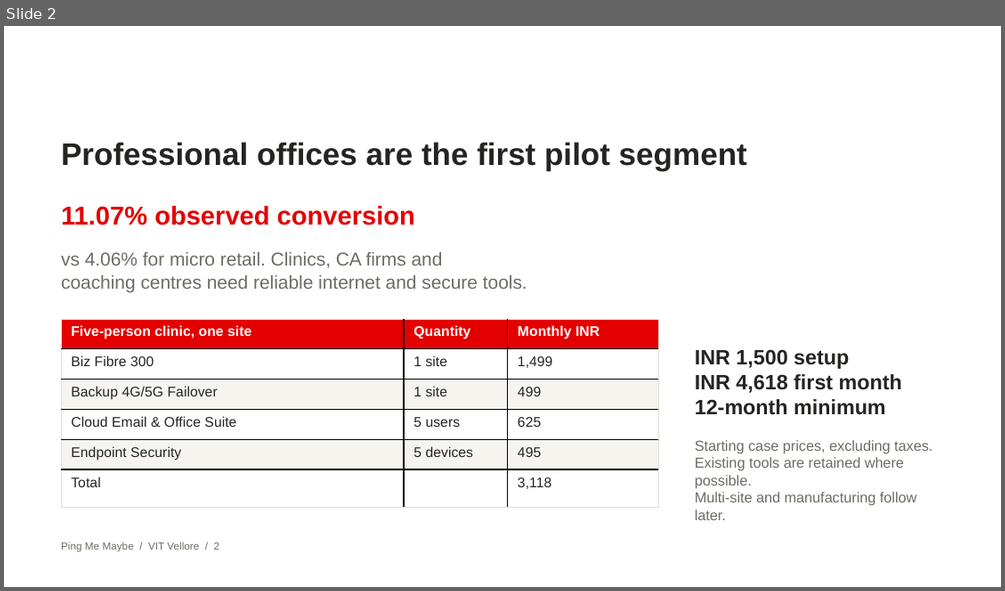
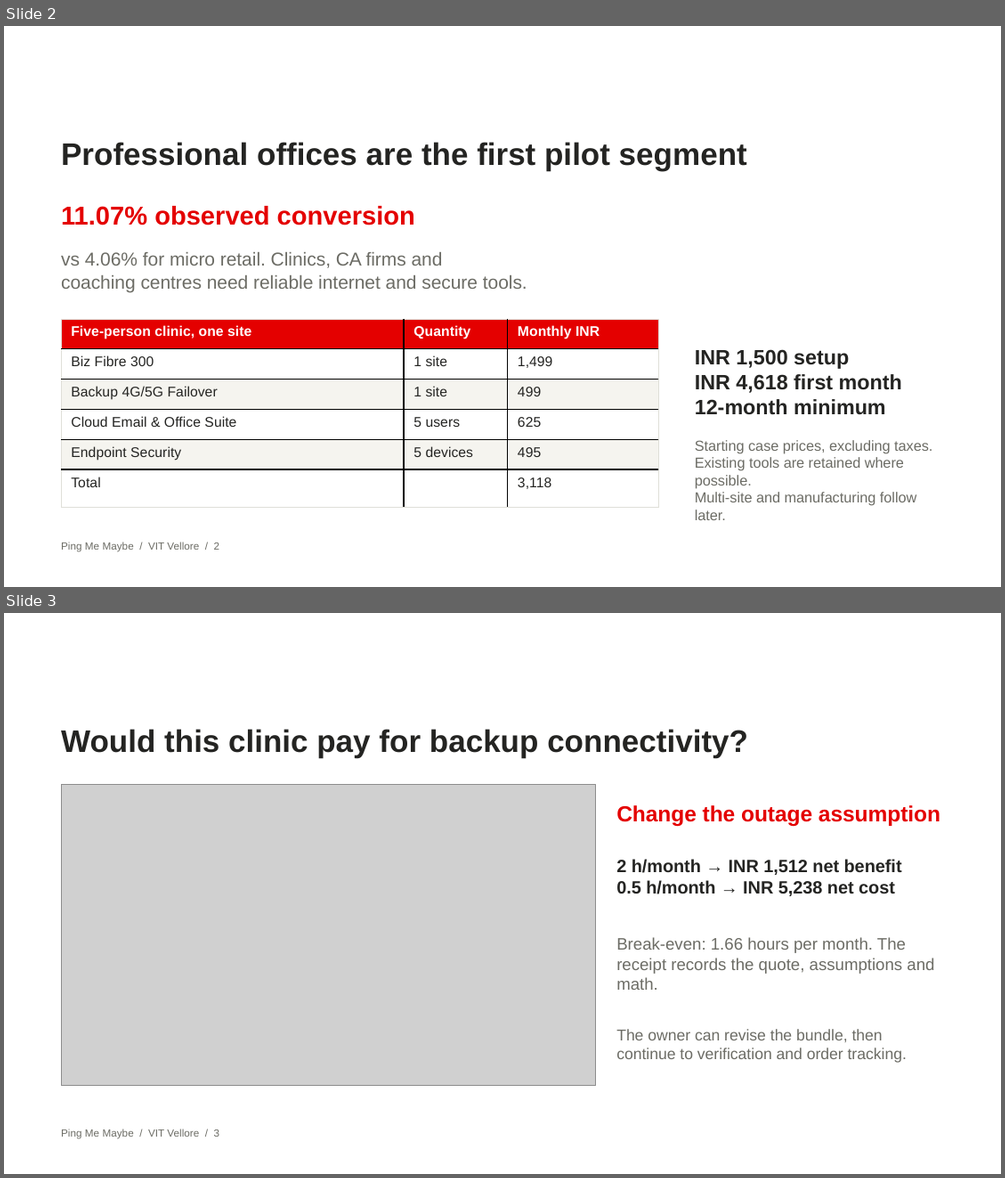
Before and after one commit to rizzit17/ping-me-maybe, a slide deck: submission/PingMeMaybe_VITVellore.pptx. Shown one above the other, each under a label of ours: slide 2 before the commit, slides 2 and 3 after it. The pictures are 1005x591 and 1005x1178 pixels, drawn with LibreOffice and Linux fonts; fonts in the diff are those of the drawing; grey boxes stand for pictures; background and template pictures are left out. Boxes give left, top, right and bottom in pixels: in the first picture for what was removed or moved away, otherwise in the second. Text is boxed around its words. In the diff, an @@ line names an element or a change of style, - is before the commit and + after.

Commit message:
Show the outage trade-off in the pitch and demo

```diff
--- a/submission/PingMeMaybe_VITVellore.pptx
+++ b/submission/PingMeMaybe_VITVellore.pptx
@@ slide 3 added at <box>4,613,1001,1174</box>, background picture (left out) @@
@@ text added at <box>61,729,748,758</box>, 22.5 pt, text #242422, bold @@
+Would this clinic pay for backup connectivity?
@@ picture added at <box>61,785,595,1086</box> @@
@@ text added at <box>616,805,940,826</box>, 15.8 pt, text #E40000, bold @@
+Change the outage assumption
@@ text added at <box>616,859,902,896</box>, 12.8 pt, text #242422, bold @@
+2 h/month → INR 1,512 net benefit
+0.5 h/month → INR 5,238 net cost
@@ text added at <box>616,937,934,989</box>, 12 pt, text #6C6C65 @@
+Break-even: 1.66 hours per month. The receipt records the quote, assumptions and math.
@@ text added at <box>616,1029,906,1062</box>, 11.2 pt, text #6C6C65 @@
+The owner can revise the bundle, then continue to verification and order tracking.
@@ text added at <box>61,1128,219,1138</box>, 7.5 pt, text #6C6C65 @@
+Ping Me Maybe / VIT Vellore / 3
```
Also in this commit, not shown: 1 slide changed, 1 slide removed, 8 other files.
